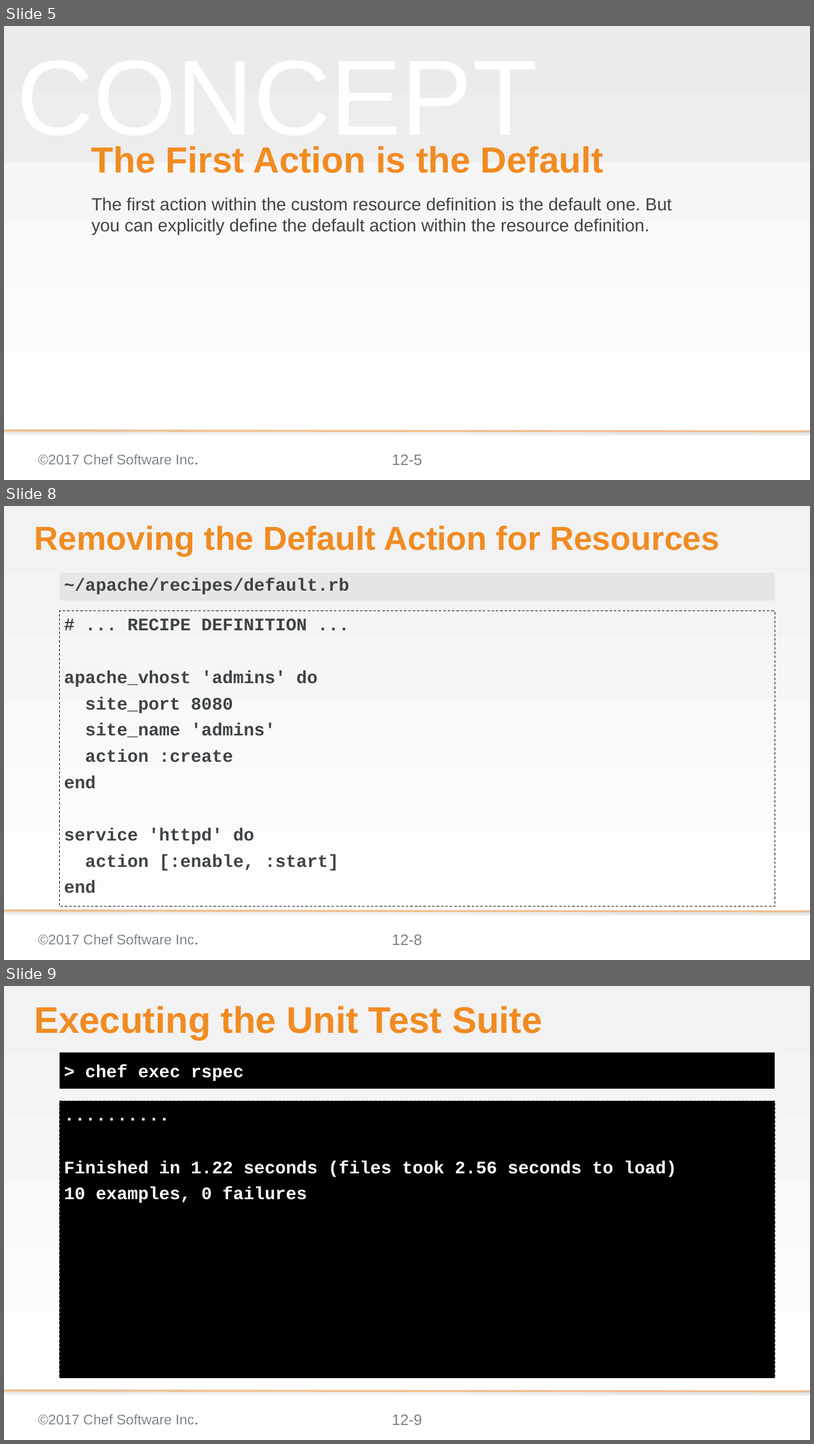
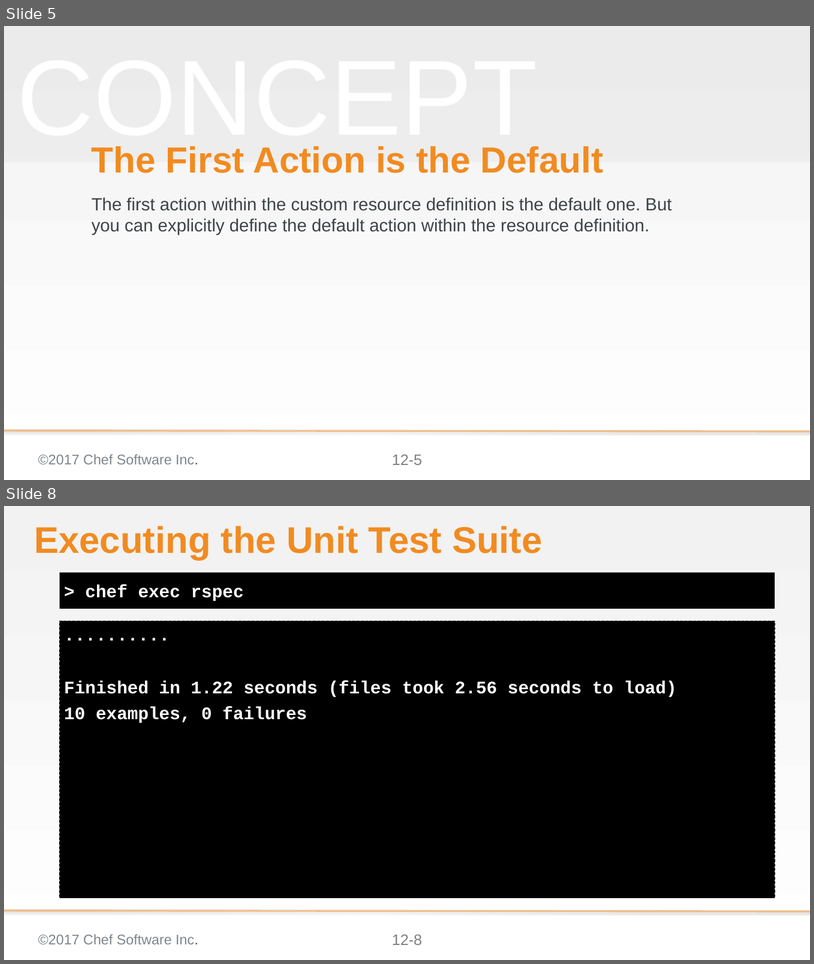
Before and after one commit to ericheiser/chef-intermediate, a slide deck: 12-refining_a_custom_resource.pptx. Shown one above the other, each under a label of ours: slides 5, 8 and 9 before the commit, slides 5 and 8 after it; the slides between them are not shown. The pictures are 814x1444 and 814x964 pixels, drawn with LibreOffice and Linux fonts; fonts in the diff are those of the drawing; background and template pictures are left out. Boxes give left, top, right and bottom in pixels: in the first picture for what was removed or moved away, otherwise in the second. Text is boxed around its words. In the diff, an @@ line names an element or a change of style, - is before the commit and + after.

Commit message:
changed site_name to new_resource.site_name in CR, changed screen shots

```diff
--- a/12-refining_a_custom_resource.pptx
+++ b/12-refining_a_custom_resource.pptx
@@ slide 8 removed at (4, 506, 810, 960), background gradient #F2F2F2 to #FFFFFF; not listed: 3 template elements that a slide beside it also shows @@
@@ title removed at (34, 526, 720, 556) @@
-Removing the Default Action for Resources
@@ text removed at (60, 572, 775, 600) @@
-~/apache/recipes/default.rb
@@ text removed at (60, 611, 775, 906) @@
-# ... RECIPE DEFINITION ...
-apache_vhost 'admins' do
-site_port 8080
-site_name 'admins'
-action :create
-end
-service 'httpd' do
-action [:enable, :start]
-end
@@ what was slide 9 is now slide 8 @@
@@ page number at (392, 934, 422, 945): text changed @@
-12-9
+12-8
```
Also in this commit, not shown: 8 slides changed.
